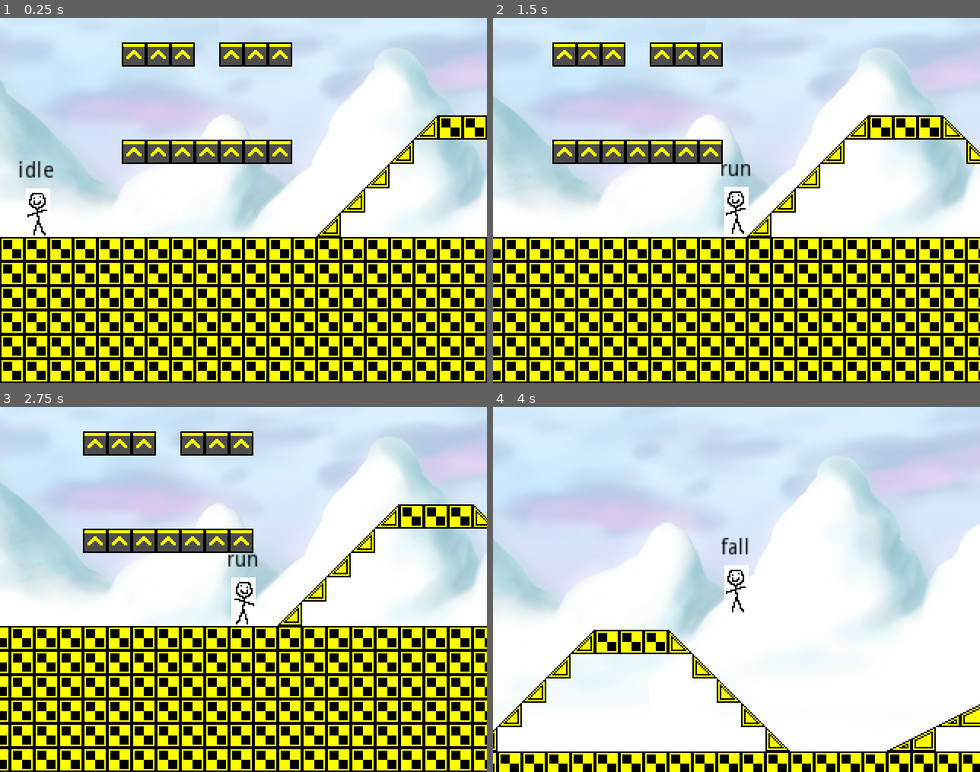
Above: before the commit, frames 1-4 (two rows, left to right).
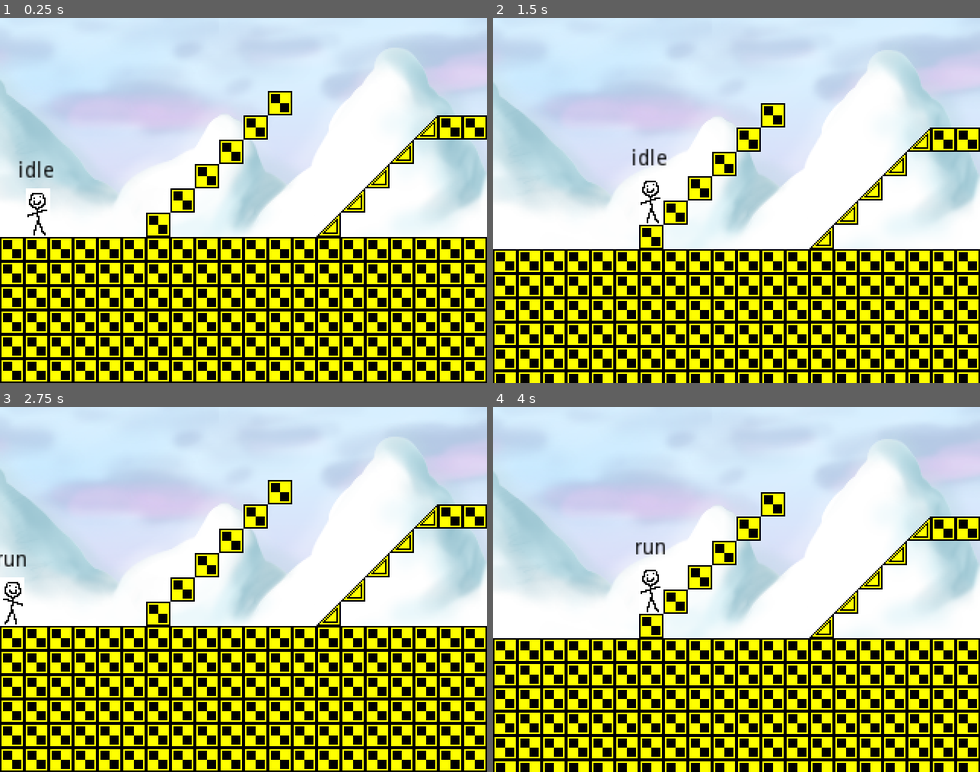
Above: after the commit, the same moments.

Repository: Alzter/RetroTux
Game: Godot game, scene res://Scenes/TestLevel.tscn
Same seed, same stepped clock (60 frames per second), same inputs: the game is played once before the commit and once after it.
Inputs:
- Up to frame 1 (0.25 s): no input
- Up to frame 2 (1.5 s): tap Enter at 0.5 s; hold Right (move_right) from 0.53 s (still down); tap X (jump) at 0.77 s
- Up to frame 3 (2.75 s): tap X (jump) at 1.52 s; release Right (move_right) at 2.03 s; hold Left (move_left) from 2.03 s (still down)
- Up to frame 4 (4 s): release Left (move_left) at 2.78 s; hold Right (move_right) from 2.78 s (still down); tap X (jump) at 3.02, 3.77 s

The runs differ from the first frame. In frame 1, 5.9% of the frame differs, in the area x 25-60%, y 6-60%; in frame 2, 29%; in frame 3, 35%; in frame 4, 54%, in the area x 0-100%, y 6-100%.

Commit message:
Go in two block wide spaces

Diff:
--- a/src/Scenes/Players/Player.tscn
+++ b/src/Scenes/Players/Player.tscn
@@ -13,10 +13,10 @@
 } ]
 
 [sub_resource type="RectangleShape2D" id=4]
-extents = Vector2( 8, 12 )
+extents = Vector2( 8, 11 )
 
 [sub_resource type="RectangleShape2D" id=5]
-extents = Vector2( 8, 16 )
+extents = Vector2( 8, 15 )
 
 [sub_resource type="RayShape2D" id=3]
 length = 16.0
@@ -45,10 +45,11 @@
 cast_to = Vector2( 0, 32 )
 
 [node name="HitboxSlope" type="CollisionShape2D" parent="."]
-position = Vector2( 0, -4 )
+position = Vector2( 0, -3 )
 shape = SubResource( 4 )
 
 [node name="Hitbox" type="CollisionShape2D" parent="."]
+position = Vector2( 0, 1 )
 shape = SubResource( 5 )
 
 [node name="Ray1" type="CollisionShape2D" parent="."]
--- a/src/Scenes/TestLevel.tscn
+++ b/src/Scenes/TestLevel.tscn
@@ -165,7 +165,7 @@
 tile_set = SubResource( 11 )
 cell_size = Vector2( 16, 16 )
 format = 1
-tile_data = PoolIntArray( -524283, 1, 0, -524282, 1, 0, -524281, 1, 0, -524279, 1, 0, -524278, 1, 0, -524277, 1, 0, -327663, 2, 0, -327662, 0, 0, -327661, 0, 0, -327660, 0, 0, -327659, 3, 0, -327642, 7, 0, -327641, 8, 0, -327640, 0, 0, -327639, 0, 0, -327638, 0, 0, -327637, 6, 0, -262139, 1, 0, -262138, 1, 0, -262137, 1, 0, -262136, 1, 0, -262135, 1, 0, -262134, 1, 0, -262133, 1, 0, -262128, 2, 0, -262122, 3, 0, -262108, 7, 0, -262107, 8, 0, -262099, 6, 0, -196593, 2, 0, -196585, 3, 0, -196574, 7, 0, -196573, 8, 0, -196561, 6, 0, -131058, 2, 0, -131048, 3, 0, -131040, 7, 0, -131039, 8, 0, -131023, 6, 0, -65523, 2, 0, -65511, 3, 0, -65506, …(5555 unchanged characters)…
+tile_data = PoolIntArray( -393205, 0, 0, -327670, 0, 0, -327663, 2, 0, -327662, 0, 0, -327661, 0, 0, -327660, 0, 0, -327659, 3, 0, -327642, 7, 0, -327641, 8, 0, -327640, 0, 0, -327639, 0, 0, -327638, 0, 0, -327637, 6, 0, -262135, 0, 0, -262128, 2, 0, -262122, 3, 0, -262108, 7, 0, -262107, 8, 0, -262099, 6, 0, -196600, 0, 0, -196593, 2, 0, -196585, 3, 0, -196574, 7, 0, -196573, 8, 0, -196561, 6, 0, -131065, 0, 0, -131058, 2, 0, -131048, 3, 0, -131040, 7, 0, -131039, 8, 0, -131023, 6, 0, -65530, 0, 0, -65523, 2, 0, -65511, 3, 0, -65506, …(5555 unchanged characters)…
 
 [node name="Player" parent="." instance=ExtResource( 2 )]
 position = Vector2( 25, -29 )
